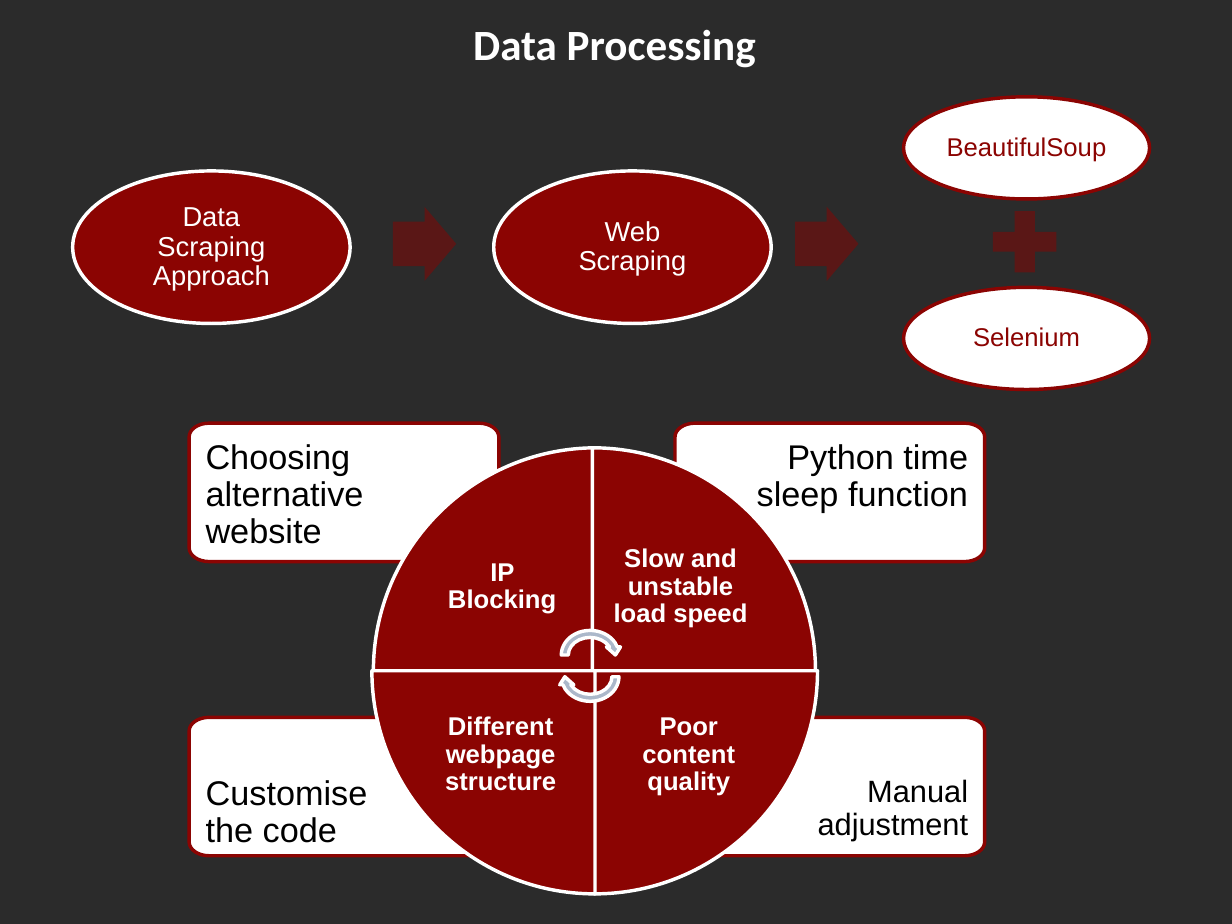
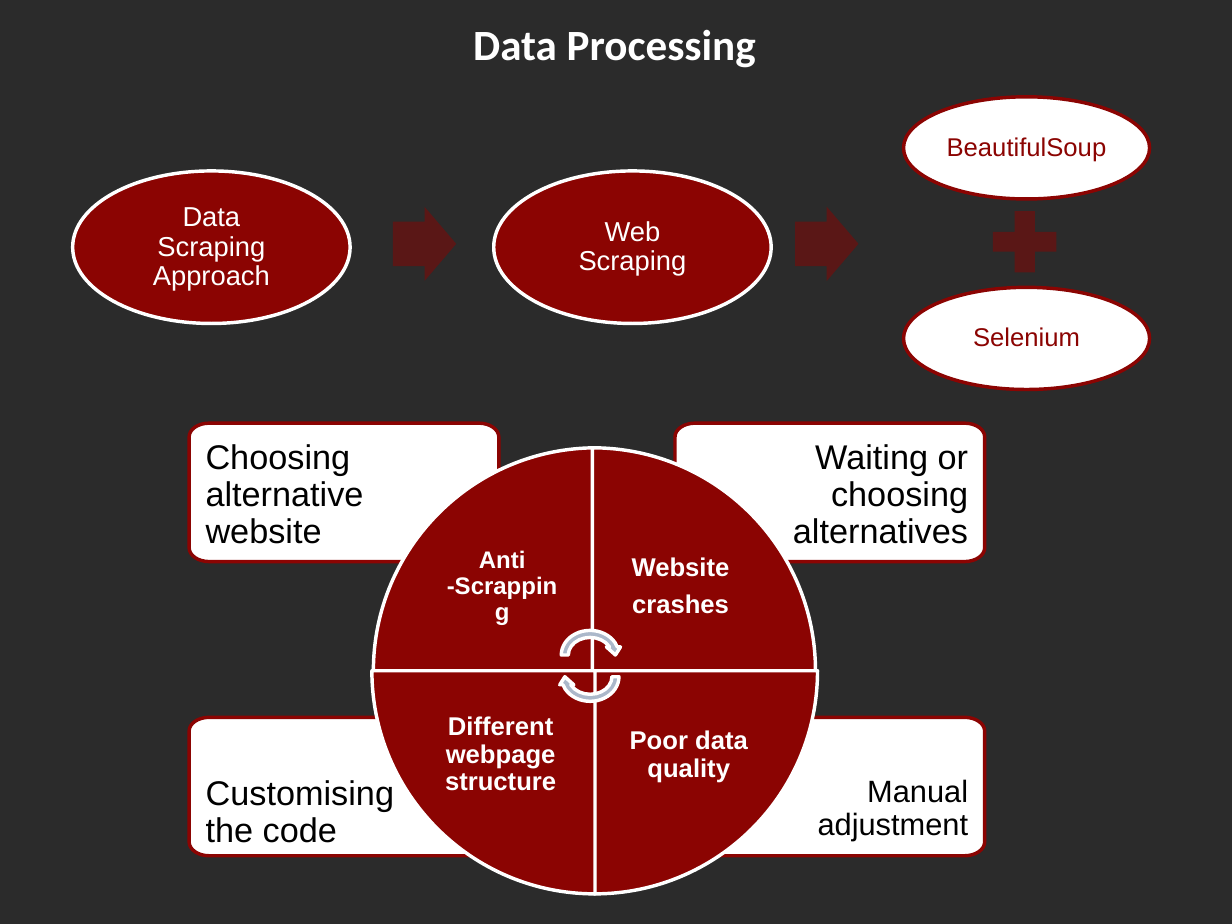
Before and after one commit to jill-data/wine-retailers-scraping-and-analysis, a slide deck: slide 3 of Final deliverables/SMM750 Group Assignment_Group 5.pptx. Drawn at 1232x924 pixels with LibreOffice and Linux fonts; fonts in the diff are those of the drawing; background and template pictures are left out; a plain dark background stands for a picture behind light text. Boxes give left, top, right and bottom in pixels: in the first picture for what was removed or moved away, otherwise in the second. Text is boxed around its words. In the diff, an @@ line names an element or a change of style, - is before the commit and + after.

```diff
--- a/Final deliverables/SMM750 Group Assignment_Group 5.pptx
+++ b/Final deliverables/SMM750 Group Assignment_Group 5.pptx
@@ text in freeform shape at [793,444,968,544]: text changed @@
-  Python time sleep function
+  Waiting or choosing alternatives
@@ text in freeform shape at [479,550,526,569]: text changed; size 15 to 14 pt @@
-IP Blocking
+Anti -Scrapping
@@ text in freeform shape at [632,557,730,614]: text changed @@
-Slow and unstable load speed
+Website
+crashes
@@ text in freeform shape at [630,730,748,783]: text changed @@
-Poor content quality
+Poor data quality
@@ text in freeform shape at [206,780,394,843]: text changed @@
-  Customise the code
+  Customising the code
```
Also in this commit, not shown: 1 other slide changed, 4 other files.
